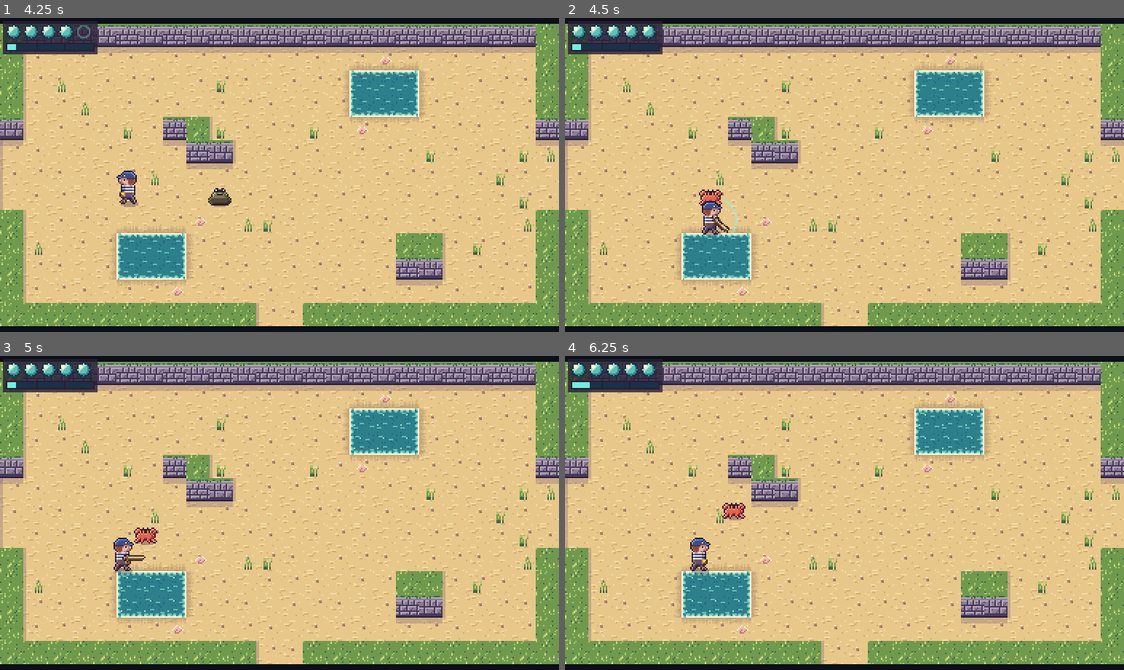
Above: before the commit, frames 1-4 (two rows, left to right).
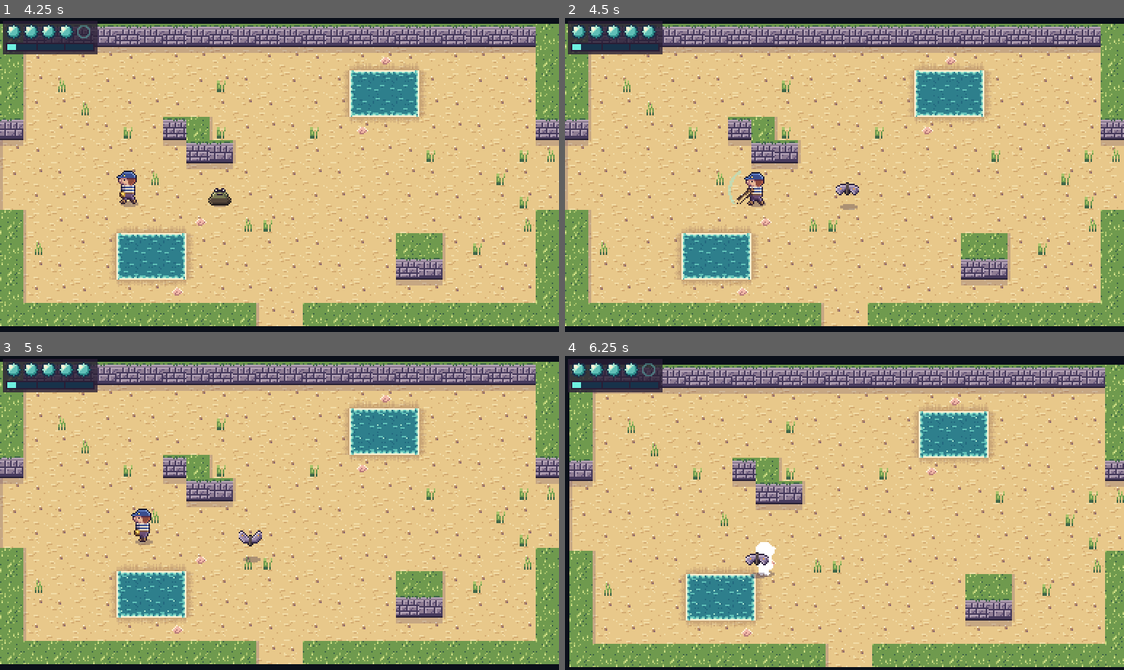
Above: after the commit, the same moments.

Repository: ashciraulo/Leviathan
Game: Godot game, scene res://tests/smoke_test.tscn
The game is run twice, just before and just after one commit, with the same random seed, the same clock (stepped at 60 frames per second) and the same inputs. This scene is started directly instead of the project's main scene.
Inputs (mouse positions are in pixels of both pictures, inside the frame that each line leads up to):
- Up to frame 1 (4.25 s): move the mouse to (402, 159) at 0.52 s; hold D (move_right) 0.53-1.28 s; hold J (attack) 0.53-1.28 s; move the mouse to (167, 190) at 1.27 s; hold S (move_down) 1.28-2.03 s; tap H (hum) at 1.35 s; move the mouse to (335, 105) at 2.02 s; hold D (move_right) 2.03-2.78 s; hold K (interact) 2.03-2.78 s; move the mouse to (251, 237) at 2.77 s; hold W (move_up) 2.78-3.53 s; tap U (item_1) at 2.85 s; move the mouse to (447, 222) at 3.52 s; hold A (move_left) from 3.53 s (still down); tap I (item_2) at 3.6 s
- Up to frame 2 (4.5 s): keep holding A (move_left); move the mouse to (676, 127) at 4.27 s; tap J (attack) at 4.35 s
- Up to frame 3 (5 s): keep holding A (move_left)
- Up to frame 4 (6.25 s): move the mouse to (872, 513) at 5.02 s; release A (move_left) at 5.03 s; hold S (move_down) 5.03-5.78 s; hold H (hum) 5.03-5.78 s; move the mouse to (760, 434) at 5.77 s; hold D (move_right) from 5.78 s (still down); tap K (interact) at 5.85 s

Frame 1 is identical in both runs. In frame 2, 1.1% of the frame differs, in the area x 23-53%, y 48-70%; in frame 3, 0.9%; in frame 4, 33%, in the area x 0-100%, y 1-100%.

Commit message:
Brinewood: Lanternmoth and six more screens
- Lanternmoth: a flyer drawn to Wren's lantern. It circles, flares its
  amber eye-spots (the tell), then dives. One hit. Flies over water.
- New screens: Mothlight Glade, The Hollow Bole, Old Stilts, Brine Spring,
  The Rootmaze, Tangle Shore (Brinewood is now 12 screens)
- Smoke test covers the Lanternmoth's circle, flare and dive

Co-Authored-By: Claude Opus 5.5 <noreply@anthropic.com>
Claude-Session: https://claude.ai/code/session_01UYEn5XZXkHTUvmfLbrhNvJ

Diff:
--- a/locale/strings.csv
+++ b/locale/strings.csv
@@ -36,3 +36,9 @@
 ROOM_HULL_GALLEY,The Rotting Hull: Galley
 ROOM_HULL_CARGO,The Rotting Hull: Cargo Hold
 ROOM_HULL_ORLOP,The Rotting Hull: Orlop
+ROOM_MOTHLIGHT_GLADE,Mothlight Glade
+ROOM_HOLLOW_BOLE,The Hollow Bole
+ROOM_OLD_STILTS,Old Stilts
+ROOM_BRINE_SPRING,Brine Spring
+ROOM_ROOTMAZE,The Rootmaze
+ROOM_TANGLE_SHORE,Tangle Shore
--- /dev/null
+++ b/rooms/room_3_-2.tscn
@@ -0,0 +1,21 @@
+[gd_scene load_steps=2 format=3]
+
+[ext_resource type="Script" path="res://scripts/world/room.gd" id="1_room"]
+
+[node name="Room" type="Node2D"]
+script = ExtResource("1_room")
+name_key = "ROOM_HOLLOW_BOLE"
+biome = "brinewood"
+layout = "########################
+#######.....M.....######
+#####...............####
+###...~~~~.....m.....###
+##...~~~~~~...........##
+#...~~~~~~~.....M.......
+#....~~~~~..............
+#.......m...............
+##.............~~~....##
+###.....M.....~~~~...###
+####..........m.....####
+######...........#######
+########################"
--- a/rooms/room_4_-1.tscn
+++ b/rooms/room_4_-1.tscn
@@ -6,7 +6,7 @@
 script = ExtResource("1_room")
 name_key = "ROOM_LANTERN_WALK"
 biome = "brinewood"
-layout = "########################
+layout = "###########..###########
 ####..................##
 ###...M.....l.....M...##
 ##......~~~~...........#
--- /dev/null
+++ b/rooms/room_4_-2.tscn
@@ -0,0 +1,21 @@
+[gd_scene load_steps=2 format=3]
+
+[ext_resource type="Script" path="res://scripts/world/room.gd" id="1_room"]
+
+[node name="Room" type="Node2D"]
+script = ExtResource("1_room")
+name_key = "ROOM_MOTHLIGHT_GLADE"
+biome = "brinewood"
+layout = "########################
+####...M........M...####
+##....................##
+#.....w.....l.....w....#
+#......................#
+.........~~~~~..........
+........~~~~~~~.........
+.........~~~~~..........
+#...M..............M...#
+#.........l..l.........#
+##....w..........c....##
+###..................###
+###########..###########"
--- /dev/null
+++ b/rooms/room_5_-2.tscn
@@ -0,0 +1,21 @@
+[gd_scene load_steps=2 format=3]
+
+[ext_resource type="Script" path="res://scripts/world/room.gd" id="1_room"]
+
+[node name="Room" type="Node2D"]
+script = ExtResource("1_room")
+name_key = "ROOM_OLD_STILTS"
+biome = "brinewood"
+layout = "########################
+#~~~~~~~~~~~~~~~~~~~~~~#
+#~~~~f~~~~f~~~~f~~~~~~~#
+#......................#
+#..H.......l......H....#
+........................
+........................
+........................
+#...u......w.......o...#
+#....~~~~......~~~~....#
+#..f.~~~~..b...~~~~.f..#
+#......................#
+########################"
--- /dev/null
+++ b/rooms/room_6_-1.tscn
@@ -0,0 +1,21 @@
+[gd_scene load_steps=2 format=3]
+
+[ext_resource type="Script" path="res://scripts/world/room.gd" id="1_room"]
+
+[node name="Room" type="Node2D"]
+script = ExtResource("1_room")
+name_key = "ROOM_ROOTMAZE"
+biome = "brinewood"
+layout = "###########..###########
+#.....##...........##..#
+#..M..##..~~~~..M..##..#
+#.....##..~~~~.....##..#
+#..........w...........#
+######......#######....#
+#.....m.....#...m......#
+#..M........#.......M..#
+#.....#######.....######
+#..........w...........#
+#..~~~.......##......c.#
+#..~~~...M...##........#
+###########..###########"
--- /dev/null
+++ b/rooms/room_6_-2.tscn
@@ -0,0 +1,21 @@
+[gd_scene load_steps=2 format=3]
+
+[ext_resource type="Script" path="res://scripts/world/room.gd" id="1_room"]
+
+[node name="Room" type="Node2D"]
+script = ExtResource("1_room")
+name_key = "ROOM_BRINE_SPRING"
+biome = "brinewood"
+layout = "########################
+####...........M....####
+###......~~~~.........##
+##..M...~~~~~~...w.....#
+#......~~~~~~~~........#
+.......~~~~~~~~........#
+........~~~~~~.........#
+.........~~~~..........#
+#...w..................#
+##.........M.......M..##
+###..m...............###
+####.................###
+###########..###########"
--- /dev/null
+++ b/rooms/room_6_0.tscn
@@ -0,0 +1,21 @@
+[gd_scene load_steps=2 format=3]
+
+[ext_resource type="Script" path="res://scripts/world/room.gd" id="1_room"]
+
+[node name="Room" type="Node2D"]
+script = ExtResource("1_room")
+name_key = "ROOM_TANGLE_SHORE"
+biome = "brinewood"
+layout = "###########..###########
+#......................#
+#..M.........l......M..#
+#......................#
+#....m.........w.......#
+#......................#
+#...~~~~~~......~~~~~..#
+#..~~~~~~~~~~~~~~~~~~~~#
+#~~~~~~~~~~~~~~~~~~~~~~#
+#~~~~~~~~~~~~~~~~~~~~~~#
+#~~~~~~~~~~~~~~~~~~~~~~#
+#~~~~~~~~~~~~~~~~~~~~~~#
+########################"
--- a/scripts/art/art.gd
+++ b/scripts/art/art.gd
@@ -8,6 +8,7 @@
 const SCUTTLER := preload("res://assets/sprites/scuttler.png")
 const SPITTER := preload("res://assets/sprites/spitter.png")
 const BOGSKIPPER := preload("res://assets/sprites/bogskipper.png")
+const LANTERNMOTH := preload("res://assets/sprites/lanternmoth.png")
 const SHELLBACK := preload("res://assets/sprites/shellback.png")
 const TIDESTONE := preload("res://assets/sprites/tidestone.png")
 const SHOT := preload("res://assets/sprites/shot.png")
--- /dev/null
+++ b/scripts/enemies/lanternmoth.gd
@@ -0,0 +1,110 @@
+class_name Lanternmoth
+extends Enemy
+## Flyer (a big dusty moth drawn to Wren's lantern). Drifts about its home,
+## circles Wren once it spots the light, then stops and its eye-spots flare
+## amber (the tell) before it dives at where Wren stood. Flies over water.
+
+enum Mode { DRIFT, CIRCLE, FLARE, DIVE, RETREAT }
+
+const DRIFT_SPEED := 20.0
+const CIRCLE_SPEED := 70.0
+const CIRCLE_RADIUS := 38.0
+const CIRCLE_TIME := 1.4
+const FLARE_TIME := 0.5
+const DIVE_SPEED := 165.0
+const DIVE_TIME := 0.38
+const RETREAT_SPEED := 60.0
+const RETREAT_TIME := 0.7
+const SIGHT := 104.0
+## How high it flies above its shadow, in pixels.
+const HOVER := 9.0
+
+var mode := Mode.DRIFT
+var _timer := 0.0
+var _home := Vector2.ZERO
+var _angle := 0.0
+var _direction := Vector2.ZERO
+var _wing := 0.0
+
+
+func _init() -> void:
+	max_hp = 1
+	body_size = Vector2(12, 6)
+
+
+func _ready() -> void:
+	super()
+	_home = position
+	_angle = randf() * TAU
+	# Flying: walls stop it, water doesn't.
+	Layers.assign(self, Layers.ENEMY, [Layers.WORLD, Layers.ENEMY])
+
+
+func _think(delta: float) -> void:
+	_timer -= delta
+	var player := get_player()
+	var to_player := Vector2.ZERO if player == null else player.global_position - global_position
+	match mode:
+		Mode.DRIFT:
+			_angle += delta * 0.9
+			var target := _home + Vector2(cos(_angle), sin(_angle * 2.0) * 0.5) * 20.0
+			velocity = (target - position).limit_length(DRIFT_SPEED)
+			if player and to_player.length() < SIGHT:
+				mode = Mode.CIRCLE
+				_timer = CIRCLE_TIME
+				_angle = (-to_player).angle()
+		Mode.CIRCLE:
+			if player == null:
+				mode = Mode.DRIFT
+				return
+			_angle += delta * CIRCLE_SPEED / CIRCLE_RADIUS
+			var spot := player.global_position + Vector2.from_angle(_angle) * CIRCLE_RADIUS
+			velocity = (spot - global_position).limit_length(CIRCLE_SPEED)
+			if _timer <= 0.0:
+				mode = Mode.FLARE
+				_timer = FLARE_TIME
+		Mode.FLARE:
+			velocity = Vector2.ZERO
+			if _timer <= 0.0:
+				mode = Mode.DIVE
+				_timer = DIVE_TIME
+				_direction = to_player.normalized() if to_player != Vector2.ZERO else Vector2.DOWN
+		Mode.DIVE:
+			velocity = _direction * DIVE_SPEED
+			if _timer <= 0.0 or get_slide_collision_count() > 0:
+				_retreat()
+		Mode.RETREAT:
+			velocity = -_direction * RETREAT_SPEED
+			if _timer <= 0.0:
+				mode = Mode.CIRCLE if player and to_player.length() < SIGHT * 1.3 else Mode.DRIFT
+				_timer = CIRCLE_TIME
+				_home = position if mode == Mode.DRIFT else _home
+
+
+func _on_hurt() -> void:
+	_retreat()
+
+
+func _retreat() -> void:
+	mode = Mode.RETREAT
+	_timer = RETREAT_TIME
+
+
+func is_flaring() -> bool:
+	return mode == Mode.FLARE
+
+
+func _make_sprite() -> Sprite2D:
+	return Art.sprite(Art.LANTERNMOTH, 3, 1, 9)
+
+
+func _update_sprite() -> void:
+	_wing += get_physics_process_delta_time()
+	# Bob in the air above the shadow.
+	_sprite.position.y -= HOVER + (1.0 if int(_wing * 4.0) % 2 == 0 else 0.0)
+	if mode == Mode.FLARE and ai_enabled:
+		_sprite.frame = 2
+		_jitter(_timer)
+	else:
+		var flap := 0.06 if mode == Mode.DIVE else 0.12
+		_sprite.frame = int(_wing / flap) % 2
--- a/scripts/world/room.gd
+++ b/scripts/world/room.gd
@@ -8,6 +8,7 @@
 ##          T  Tidestone      c  Scuttler (chaser)
 ##          s  Spitter (shooter)    b  Shellback (blocker)
 ##          m  Bogskipper (ambusher, hides in the mud)
+##          w  Lanternmoth (flyer, circles then dives)
 ##          o  pot   u  barrel   f  rope fence   n  signpost
 ##          H  hut   L  lighthouse   M  mangrove   W  wreck
 ##          l  lantern post   R  beached hull (the Rotting Hull)
@@ -152,6 +153,8 @@
 			node = Spitter.new()
 		"m":
 			node = Bogskipper.new()
+		"w":
+			node = Lanternmoth.new()
 		"b":
 			node = Shellback.new()
 		"h":
--- a/tests/screenshots.gd
+++ b/tests/screenshots.gd
@@ -83,6 +83,12 @@
 		Vector2i(10, 10): ["17_hull_entry", Vector2i(11, 10)],
 		Vector2i(10, 9): ["18_hull_bilge", Vector2i(12, 6)],
 		Vector2i(11, 9): ["20_hull_cargo", Vector2i(3, 6)],
+		Vector2i(4, -2): ["24_mothlight_glade", Vector2i(11, 11)],
+		Vector2i(3, -2): ["25_hollow_bole", Vector2i(21, 6)],
+		Vector2i(5, -2): ["26_old_stilts", Vector2i(2, 6)],
+		Vector2i(6, -2): ["27_brine_spring", Vector2i(18, 7)],
+		Vector2i(6, -1): ["28_rootmaze", Vector2i(11, 1)],
+		Vector2i(6, 0): ["29_tangle_shore", Vector2i(11, 2)],
 		Vector2i(0, -1): ["10_saltmarrow_village", Vector2i(5, 11)],
 	}
 	for coord: Vector2i in shots:
--- a/tests/smoke_test.gd
+++ b/tests/smoke_test.gd
@@ -334,6 +334,28 @@
 	_check(bog.take_hit(1, Vector2.RIGHT) == Enemy.HitResult.HIT, "a risen Bogskipper can be hit")
 	bog.queue_free()
 	GameState.refill()
+
+	# Lanternmoth circles Wren, flares (its tell), then dives.
+	var moth := Lanternmoth.new()
+	moth.position = Vector2(200, row_y)
+	room.add_child(moth)
+	player.global_position = room.global_position + Vector2(140, row_y)
+	await _wait(0.2)
+	_check(moth.mode == Lanternmoth.Mode.CIRCLE, "Lanternmoth starts circling when it sees Wren")
+	var flared := false
+	for i in 30:
+		await _wait(0.1)
+		if moth.is_flaring():
+			flared = true
+			break
+	_check(flared, "Lanternmoth flares before it dives")
+	await _wait(Lanternmoth.FLARE_TIME + 0.05)
+	_check(moth.mode in [Lanternmoth.Mode.DIVE, Lanternmoth.Mode.RETREAT], "Lanternmoth dives after the flare")
+	_check(moth.take_hit(1, Vector2.RIGHT) == Enemy.HitResult.HIT, "a Lanternmoth can be hit")
+	await _wait(0.4)
+	_check(not is_instance_valid(moth), "one hit downs a Lanternmoth")
+	GameState.refill()
+	await _wait(Player.INVULN_TIME)
 	await _wait(0.1)
 
 	# Hold Sword to charge, release to spin: hits all around for 2.
Binary file added: assets/sprites/lanternmoth.png
Not shown, added: assets/sprites/lanternmoth.png.import
Not shown, added: scripts/enemies/lanternmoth.gd.uid
